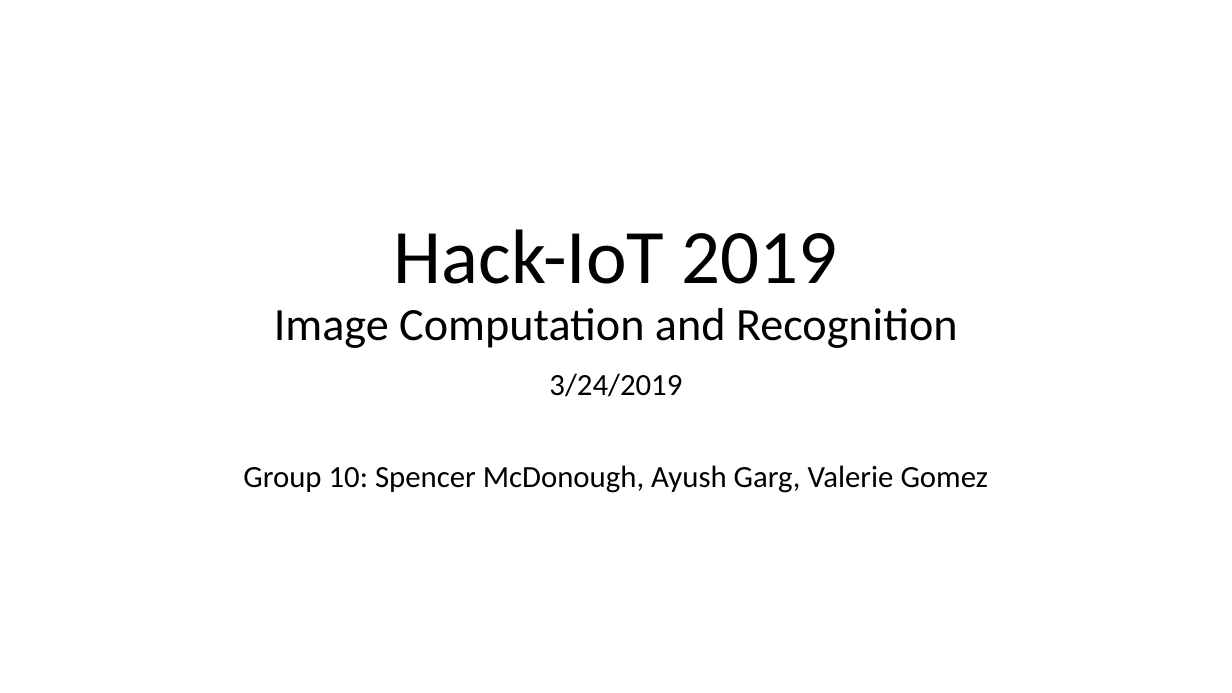
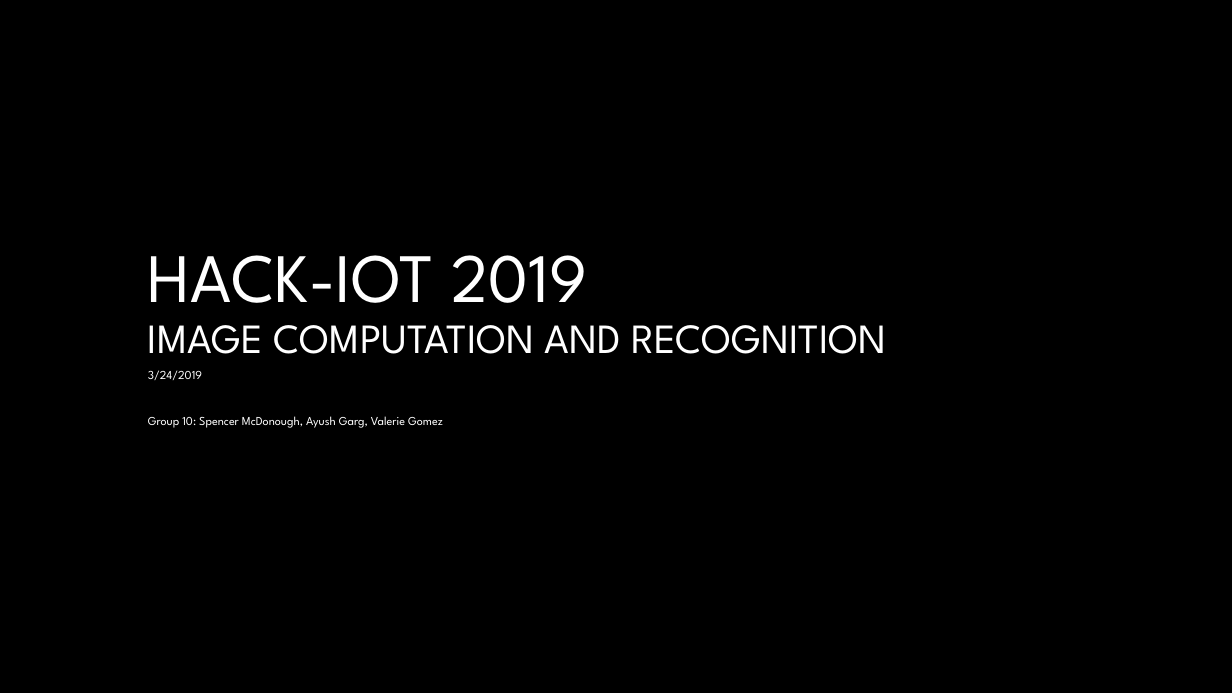
Before and after one commit to smcd253/hackIoT-2019, a slide deck: slide 1 of Group10-Hack-IoT 2019.pptx. Drawn at 1232x693 pixels with LibreOffice and Linux fonts; fonts in the diff are those of the drawing; background and template pictures are left out. Boxes give left, top, right and bottom in pixels: in the first picture for what was removed or moved away, otherwise in the second. Text is boxed around its words. In the diff, an @@ line names an element or a change of style, - is before the commit and + after.

```diff
--- a/Group10-Hack-IoT 2019.pptx
+++ b/Group10-Hack-IoT 2019.pptx
@@ background #FFFFFF to #000000 @@
@@ title at (148,255,887,354): text changed; size 36 to 32.4 pt; font Calibri to League Spartan; text colour #000000 to #FFFFFF @@
-Hack-IoT 2019
-Image Computation and Recognition
+HACK-IOT 2019
+IMAGE COMPUTATION AND RECOGNITION
@@ subtitle "3/24/2019": place and size @@
-subtitle "3/24/2019" at (243,373,988,493)
+subtitle "3/24/2019" at (148,370,443,428)
@@ subtitle "3/24/2019" at (148,370,443,428): size 24 to 9.5 pt, font Calibri to League Spartan, text colour #000000 to #FFFFFF; alignment centre to left; line spacing 0.9 to 0.7 @@
```
Also in this commit, not shown: 3 other slides changed, 3 slides added.
